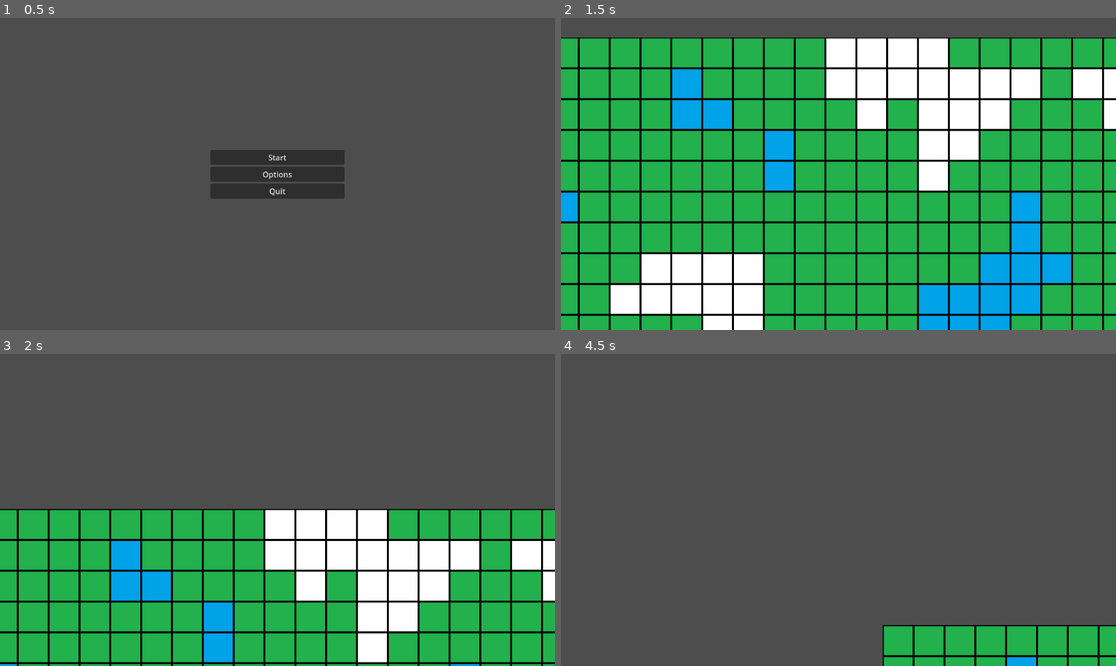
Above: before the commit, frames 1-4 (two rows, left to right).
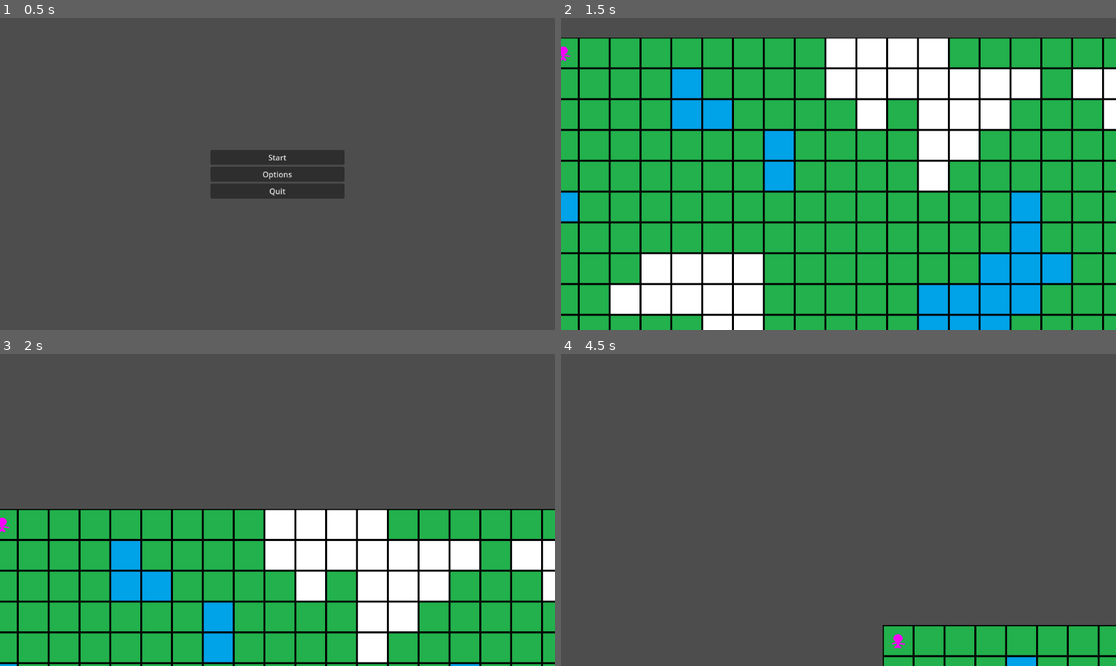
Above: after the commit, the same moments.

Repository: TheModidGuy/nea
Game: Godot game, scene res://Scene/Map/Main Menu.tscn
The game is run twice, just before and just after one commit, with the same random seed, the same clock (stepped at 60 frames per second) and the same inputs.
Inputs (mouse positions are in pixels of both pictures, inside the frame that each line leads up to):
- Up to frame 1 (0.5 s): no input
- Up to frame 2 (1.5 s): click "Start" at 0.5 s; tap Enter at 1.25 s; move the mouse to (810, 236) at 1.27 s; hold W (move_up) from 1.28 s (still down); hold Shift (sprint) from 1.28 s (still down); click (810, 236) at 1.42 s
- Up to frame 3 (2 s): keep holding W (move_up); keep holding Shift (sprint)
- Up to frame 4 (4.5 s): move the mouse to (1005, 556) at 2.02 s; release Shift (sprint) at 2.03 s; tap Shift (sprint) at 2.1, 3.6 s; move the mouse to (672, 463) at 2.77 s; release W (move_up) at 2.78 s; hold Shift (sprint) 2.78-3.53 s; hold A (move_left) 2.78-4.28 s; tap Space at 3.5 s; move the mouse to (866, 510) at 3.52 s; click (866, 510) at 3.67 s; tap Enter at 4.25 s; move the mouse to (755, 432) at 4.27 s; hold S (move_down) from 4.28 s (still down); hold Shift (sprint) from 4.28 s (still down)

Frame 1 is identical in both runs. In frame 2, less than 0.1% of the frame differs, in the area x 0-2%, y 9-14%; in frame 3, less than 0.1%; in frame 4, less than 0.1%, in the area x 59-62%, y 89-95%.

Commit message:
Player now spawns yay

Diff:
--- a/Scene/Map/Game.tscn
+++ b/Scene/Map/Game.tscn
@@ -4,6 +4,8 @@
 [ext_resource type="PackedScene" uid="uid://b8vdderf8bppa" path="res://Scene/map_generator.tscn" id="3_3nntn"]
 
 [node name="Game" type="Node"]
+
+[node name="Entities" type="Node2D" parent="."]
 
 [node name="Camera" type="Node" parent="."]
 
--- a/Scene/map_generator.tscn
+++ b/Scene/map_generator.tscn
@@ -1,8 +1,10 @@
-[gd_scene load_steps=3 format=3 uid="uid://b8vdderf8bppa"]
+[gd_scene load_steps=4 format=3 uid="uid://b8vdderf8bppa"]
 
 [ext_resource type="Script" uid="uid://hioh1fahnxi" path="res://scripts/map_generator.gd" id="1_urt8w"]
 [ext_resource type="PackedScene" uid="uid://c5h2up1fankgb" path="res://Scene/tile.tscn" id="2_34yyu"]
+[ext_resource type="PackedScene" uid="uid://dlp1ud2000evy" path="res://Scene/player_scene.tscn" id="3_i1l0k"]
 
 [node name="MapGenerator" type="Node2D"]
 script = ExtResource("1_urt8w")
 hex_tile_scene = ExtResource("2_34yyu")
+player = ExtResource("3_i1l0k")
--- a/scripts/map_generator.gd
+++ b/scripts/map_generator.gd
@@ -1,6 +1,7 @@
 extends Node2D
 
 @export var hex_tile_scene: PackedScene
+@export var player: PackedScene
 @export var map_width: int = 25
 @export var map_height: int = 25
 @export var tile_size: float = 64.0
@@ -16,6 +17,7 @@
 
 	generate_map()
 	connect_neighbors()
+	place_player()
 
 func generate_map():
 	tiles.clear()
@@ -39,12 +41,9 @@
 			else:
 				tile_instance.terrainType = "snow"
 
-			if "grid_x" in tile_instance:
-				tile_instance.grid_x = x
-			if "grid_y" in tile_instance:
-				tile_instance.grid_y = y
-			if "neighbors" in tile_instance:
-				tile_instance.neighbors = []
+			tile_instance.grid_x = x
+			tile_instance.grid_y = y
+			tile_instance.neighbors.clear()
 
 			add_child(tile_instance)
 			tiles[y].append(tile_instance)
@@ -73,7 +72,28 @@
 				if nx >= 0 and nx < map_width and ny >= 0 and ny < map_height:
 					t.neighbors.append(tiles[ny][nx])
 
+	print("Tile (0,0) neighbors: ", tiles[0][0].neighbors.size())
+	print("Tile (1,0) neighbors: ", tiles[1][0].neighbors.size())
+	print("Tile (7,7) neighbors: ", tiles[7][7].neighbors.size())
+	print("Tile (25,25) neighbors: ", tiles[24][24].neighbors.size())
+
 func get_tile(x: int, y: int) -> Node:
 	if y >= 0 and y < map_height and x >= 0 and x < map_width:
 		return tiles[y][x]
 	return null
+
+func place_player(x: int = 0, y: int = 0):
+	if player == null:
+		push_error("Player scene not found")
+		return
+
+	var tile = get_tile(x,y)
+	if tile == null:
+		push_error("Tile not found")
+		return
+
+	var player_instance = player.instantiate()
+	add_child(player_instance)
+
+	player_instance.position = tile.position
+	player_instance.z_index = 1
--- a/scripts/tile.gd
+++ b/scripts/tile.gd
@@ -3,10 +3,10 @@
 
 @onready var sprite_2d: Sprite2D = $Sprite2D
 
+var neighbors: Array = []
 var cost: int = 0
 var grid_x: int = 0
 var grid_y: int = 0
-var neighbors: Array = []
 
 # Terrain presets (sprite + cost)
 var TERRAIN_PRESETS = {
Binary file changed: Assets/Sprites/player/player.png
